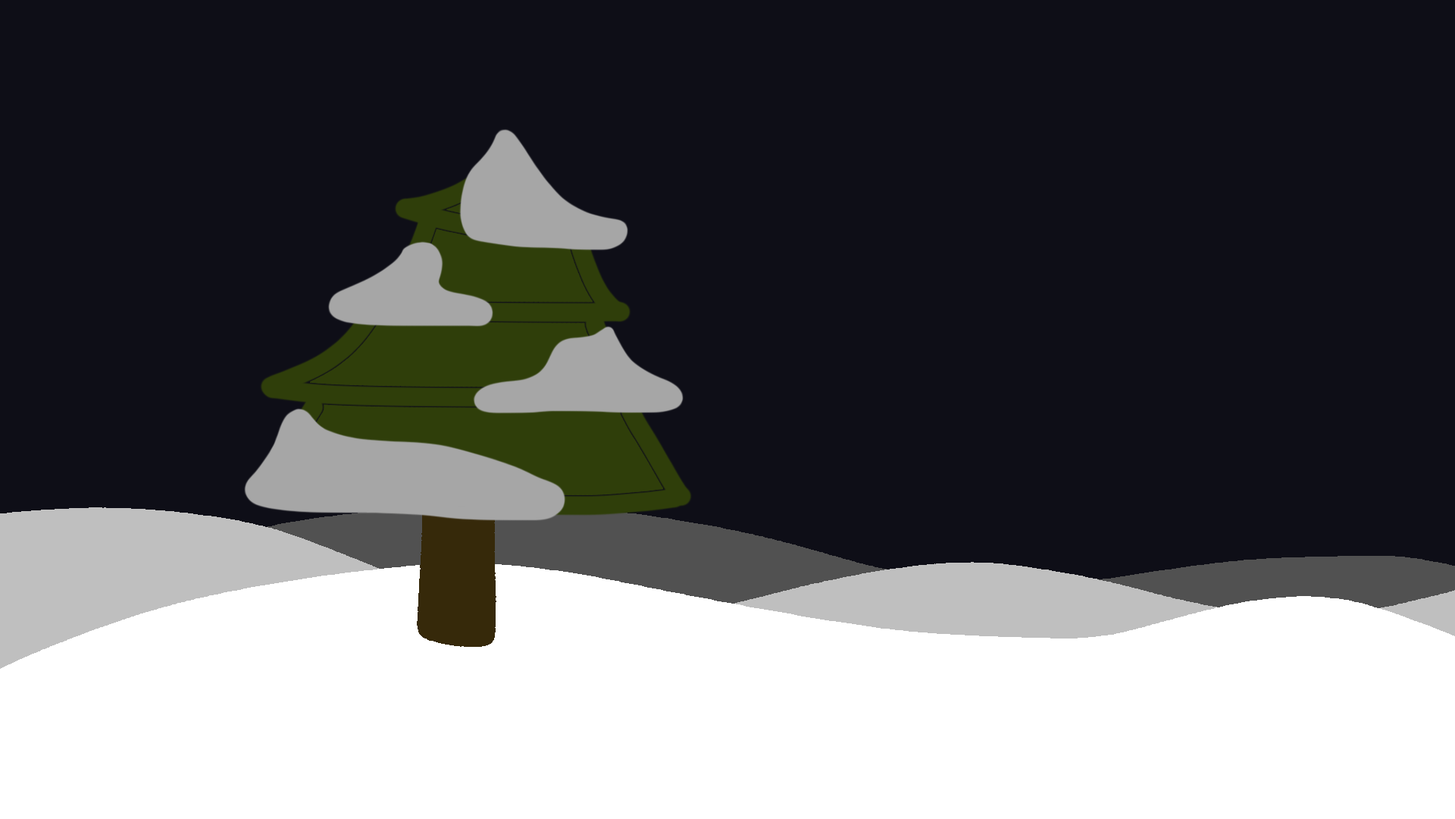
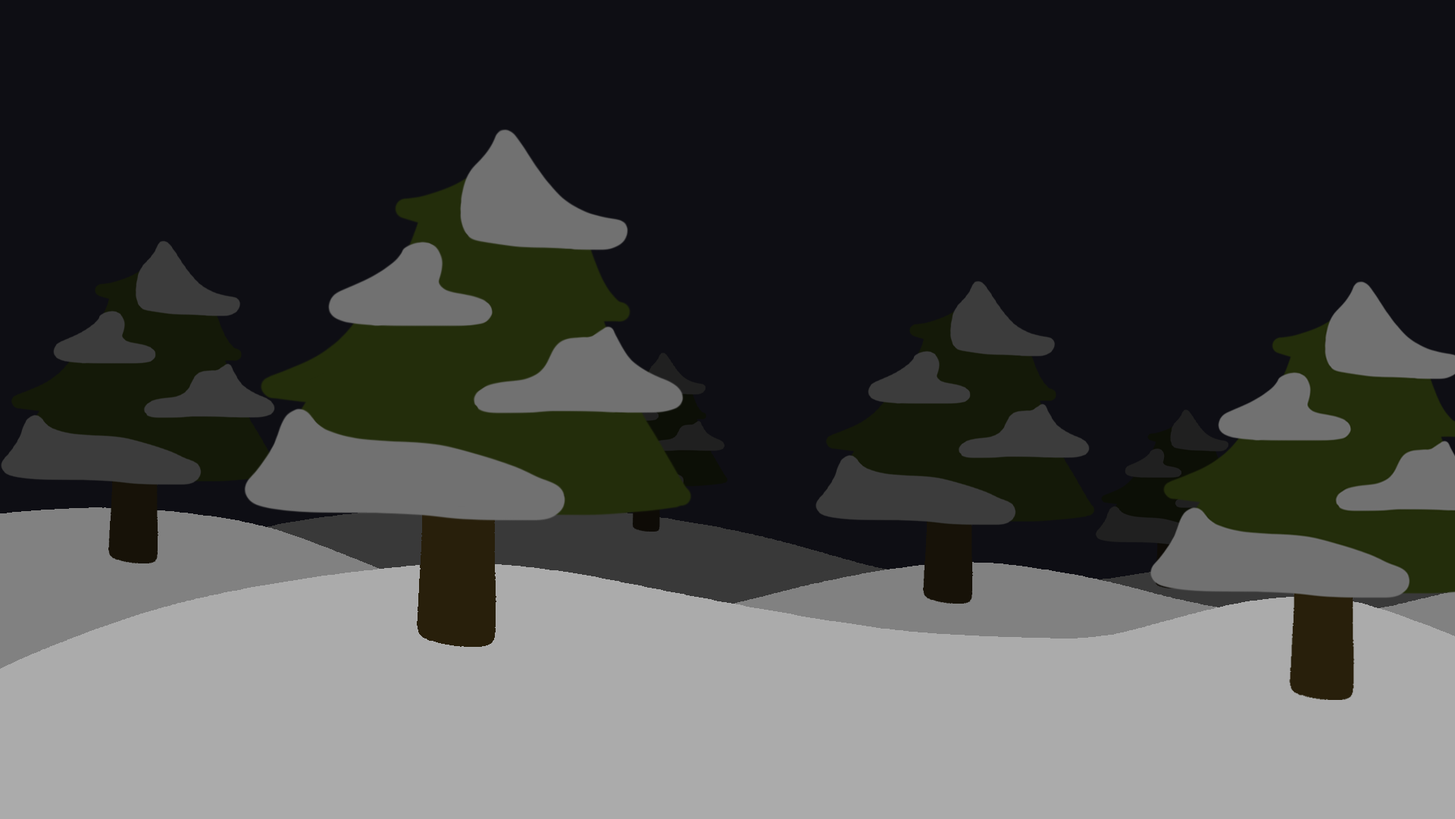
Two versions of the same layered image (1455 × 819). Layer-by-layer changes:
added layer "Color Fill 1" (35%) above "trees" over [0, 0, 1455, 819]
added group "trees" with 7 layers above "ground" over [0, 128, 1455, 700]
added layer "Taso 4" (1st of 6, in "trees") in group "trees" over [1150, 280, 1455, 700]
moved "Taso 4" (2nd of 6, in "trees") into group "trees", painted on it over [243, 128, 693, 647]
added layer "Taso 4" (3rd of 6, in "trees") in group "trees" over [0, 240, 281, 564]
added layer "Taso 4" (4th of 6, in "trees") in group "trees" over [1095, 409, 1251, 589]
added layer "Taso 4" (5th of 6, in "trees") in group "trees" over [572, 352, 728, 532]
added layer "Taso 4" (6th of 6, in "trees") in group "trees" over [814, 280, 1096, 604]
added group "ground" with 3 layers above "Background" over [0, 506, 1455, 819]
renamed "Taso 1" to "Snow 1", moved it into group "ground" over [0, 563, 1455, 819]
renamed "Taso 2" to "Snow 2", moved it into group "ground" over [0, 507, 1455, 819]
renamed "Taso 3" to "Snow 3", moved it into group "ground" over [0, 506, 1455, 819]
